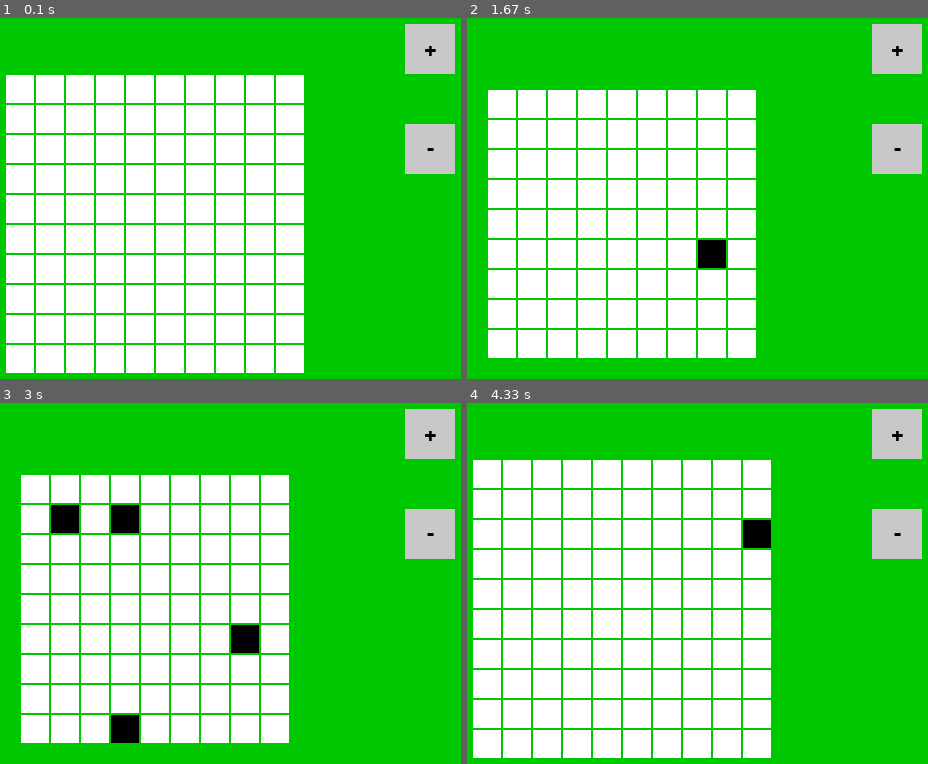
Above: before the commit, frames 1-4 (two rows, left to right).
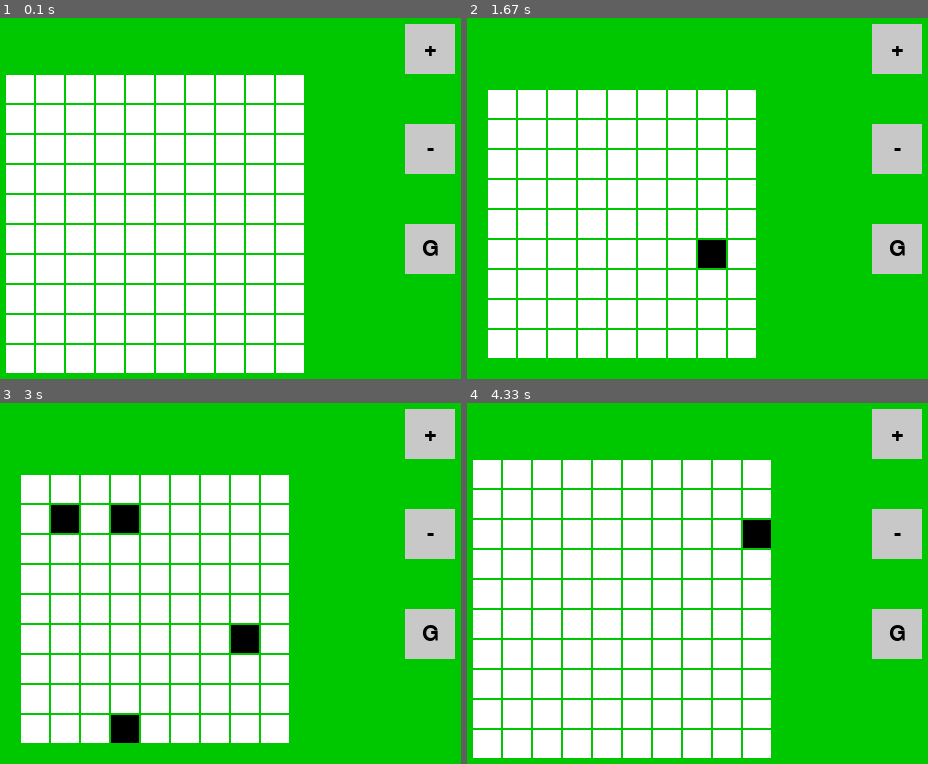
Above: after the commit, the same moments.

Repository: Diego-ipt/Pygame_nonograma
Game: pygame game, started from creador/creador.py
The game is run twice, just before and just after one commit, with the same random seed, the same clock (stepped at 60 frames per second) and the same inputs.
Inputs (mouse positions are in pixels of both pictures, inside the frame that each line leads up to):
- Up to frame 1 (0.1 s): no input
- Up to frame 2 (1.67 s): click (895, 249) at 0.38 s, where only the run after the commit has a clickable "G"; click (623, 256) at 0.72 s; click "-" at 1.05 s; click (702, 267) at 1.38 s
- Up to frame 3 (3 s): click (124, 738) at 2.22 s; click (133, 525) at 2.55 s; click (55, 507) at 2.88 s
- Up to frame 4 (4.33 s): click "+" at 3.72 s; click (771, 522) at 4.05 s

The runs differ from the first frame. In frame 1, 1.5% of the frame differs, in the area x 87-99%, y 57-71%; in frame 2, 1.5%; in frame 3, 1.5%; in frame 4, 1.5%.

Commit message:
Guardar diseno basico implementado

Diff:
--- a/creador/creador.py
+++ b/creador/creador.py
@@ -1,4 +1,6 @@
 import pygame
+import os
+import json
 from enum import Enum
 from nonograma_core.colores import *
 
@@ -93,7 +95,7 @@
         self.running = True
         self.size_buttons = [SizeSaveButton(self.windows_width - 100, 50, 50, 50, '+', self.increaseGrid),
                              SizeSaveButton(self.windows_width - 100, 150, 50, 50, '-', self.decreaseGrid),
-                             SizeSaveButton(self.windows_width - 100, 150, 50, 50, '-', self.saveDesign)
+                             SizeSaveButton(self.windows_width - 100, 250, 50, 50, 'G', self.saveDesign)
                              ]
 
     def increaseGrid(self):
@@ -111,6 +113,25 @@
 
     def saveDesign(self):
         print("Guardando diseño")
+        #guarda el tablero ya pintado en design
+        design = self.creator_board.getBoardClicked()
+
+        #ruta del archivo
+        #ACTUALMENTE ESTAMOS CREANDO NIVELES BASE, LOS DEL CREADOR
+        #DEL USUARIO SE GUARDARAN EN OTRO DIRECTORIO 'custom_levels'
+        directorio = "game_levels"
+        levels_dir = os.path.join("..", "levels", directorio)
+        if not os.path.exists(levels_dir):
+            os.makedirs(levels_dir)
+
+        name_nivel = "level_1" + ".json"
+        file_path = os.path.join(levels_dir, name_nivel)
+
+        # guarda el tablero en un archivo json
+        with open(file_path, 'w') as file:
+            json.dump(design, file)
+
+        print(f"{name_nivel} Guardado en {file_path}")
 
 
     #Decrementa el tamano del tablero
